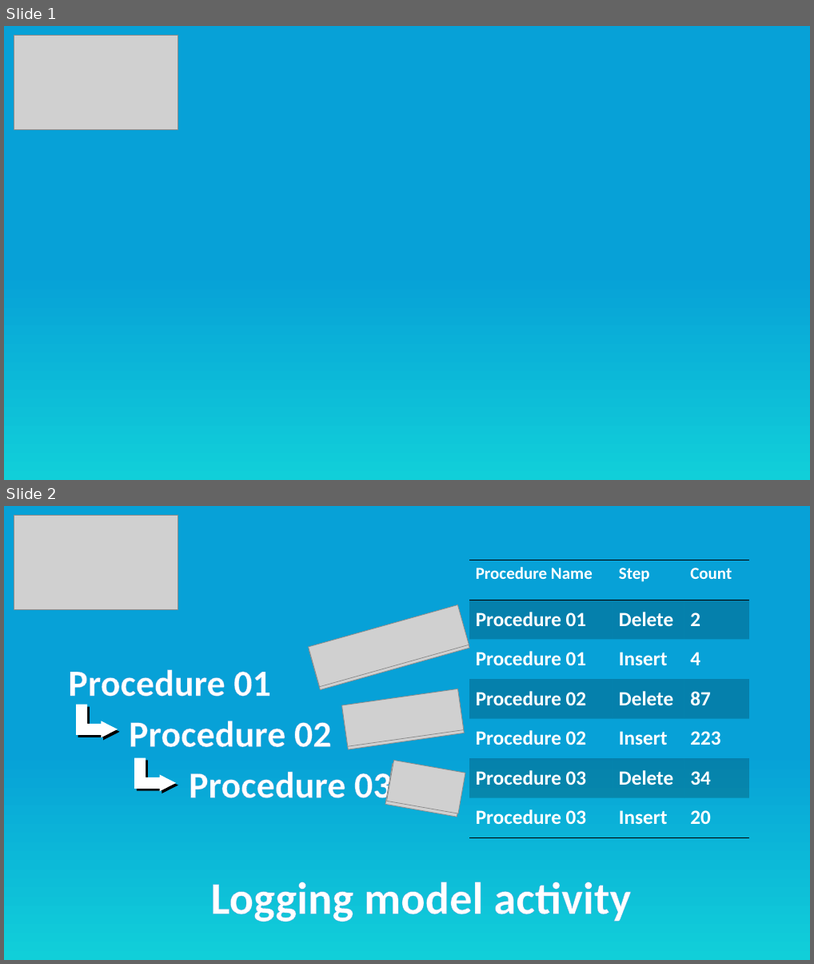
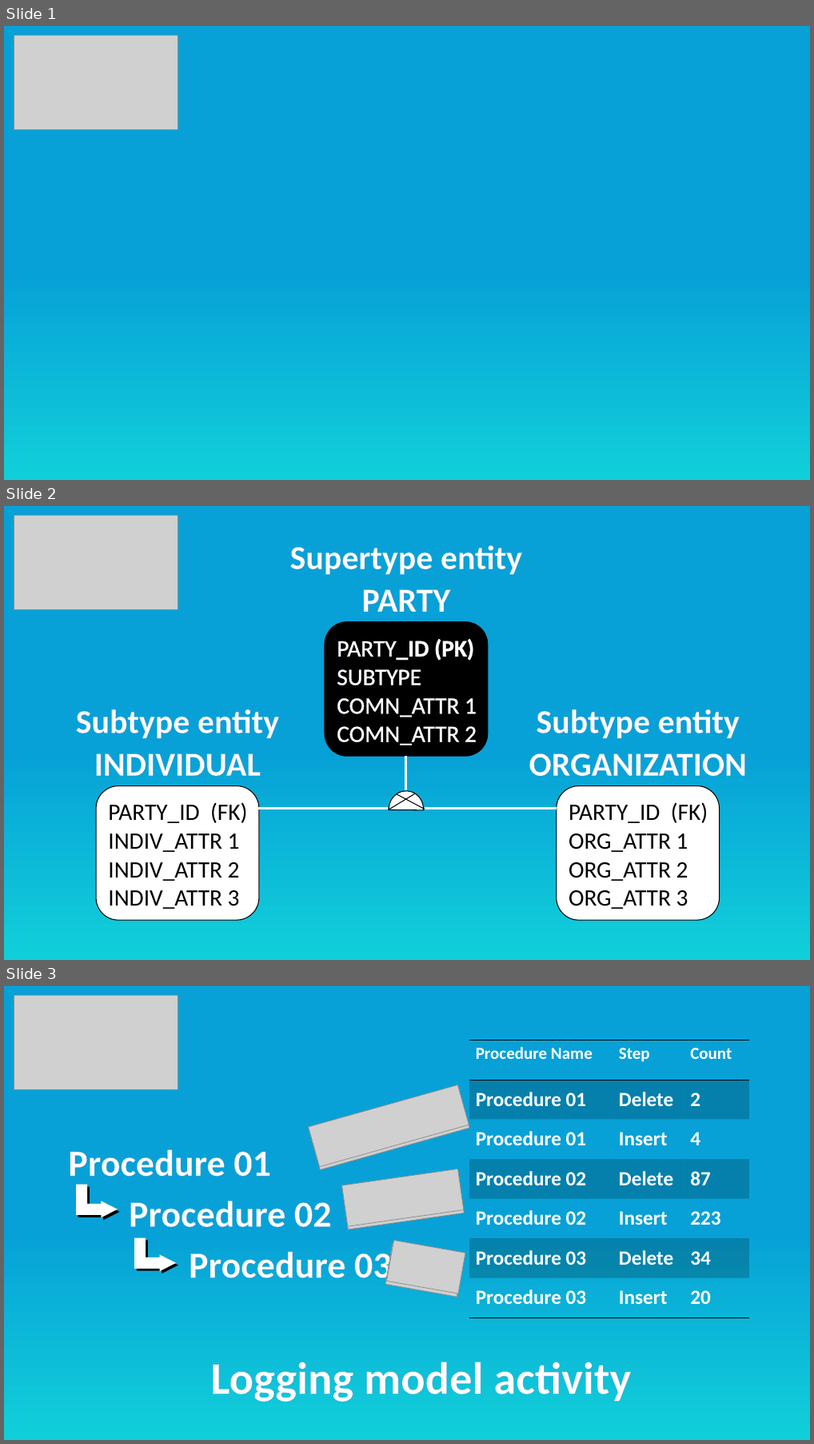
Before and after one commit to dwhacademy/dwhacademyposts, a slide deck: themes/cayman-hugo-theme/static/Pictures for blog.pptx. Shown one above the other, each under a label of ours: slides 1 and 2 before the commit, slides 1, 2 and 3 after it. The pictures are 814x964 and 814x1444 pixels, drawn with LibreOffice and Linux fonts; fonts in the diff are those of the drawing; grey boxes stand for pictures. Boxes give left, top, right and bottom in pixels: in the first picture for what was removed or moved away, otherwise in the second. Text is boxed around its words. In the diff, an @@ line names an element or a change of style, - is before the commit and + after.

```diff
--- a/themes/cayman-hugo-theme/static/Pictures for blog.pptx
+++ b/themes/cayman-hugo-theme/static/Pictures for blog.pptx
@@ slide 2 added at box(4, 506, 810, 960), background gradient #07A1D7 to #11CFD9 @@
@@ picture added at box(14, 515, 178, 609) @@
@@ group added at box(290, 545, 522, 756): 6 texts, 1 rounded rectangle @@
+Supertype entity
+PARTY
+PARTY_ID (PK)
+COMN_ATTR 1
+SUBTYPE
+COMN_ATTR 2
@@ line added from (406, 756) to (406, 790), #FFFFFF 3 pt @@
@@ chord (boxed as its full ellipse) added at box(389, 790, 425, 828), fill #FFFFFF, outline #000000 1 pt @@
@@ line added from (256, 808) to (388, 808), #FFFFFF 3 pt @@
@@ line added from (389, 810) to (414, 794), #000000 1 pt @@
@@ line added from (397, 794) to (426, 809), #000000 1 pt @@
@@ line added from (425, 808) to (557, 808), #FFFFFF 3 pt @@
@@ group added at box(76, 709, 279, 920): 6 texts, 1 rounded rectangle @@
+Subtype entity
+INDIVIDUAL
+PARTY_ID (FK)
+INDIV_ATTR 2
+INDIV_ATTR 1
+INDIV_ATTR 3
@@ group added at box(529, 709, 746, 920): 6 texts, 1 rounded rectangle @@
+Subtype entity
+ORGANIZATION
+PARTY_ID (FK)
+ORG_ATTR 2
+ORG_ATTR 1
+ORG_ATTR 3
@@ what was slide 2 is now slide 3 @@
```
Also in this commit, not shown: 7 other files.
